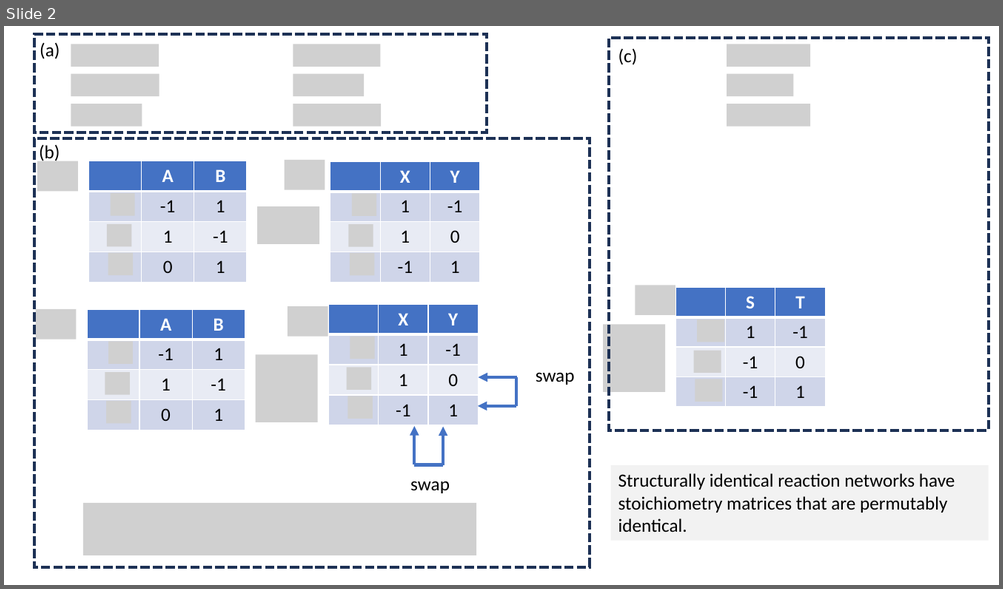
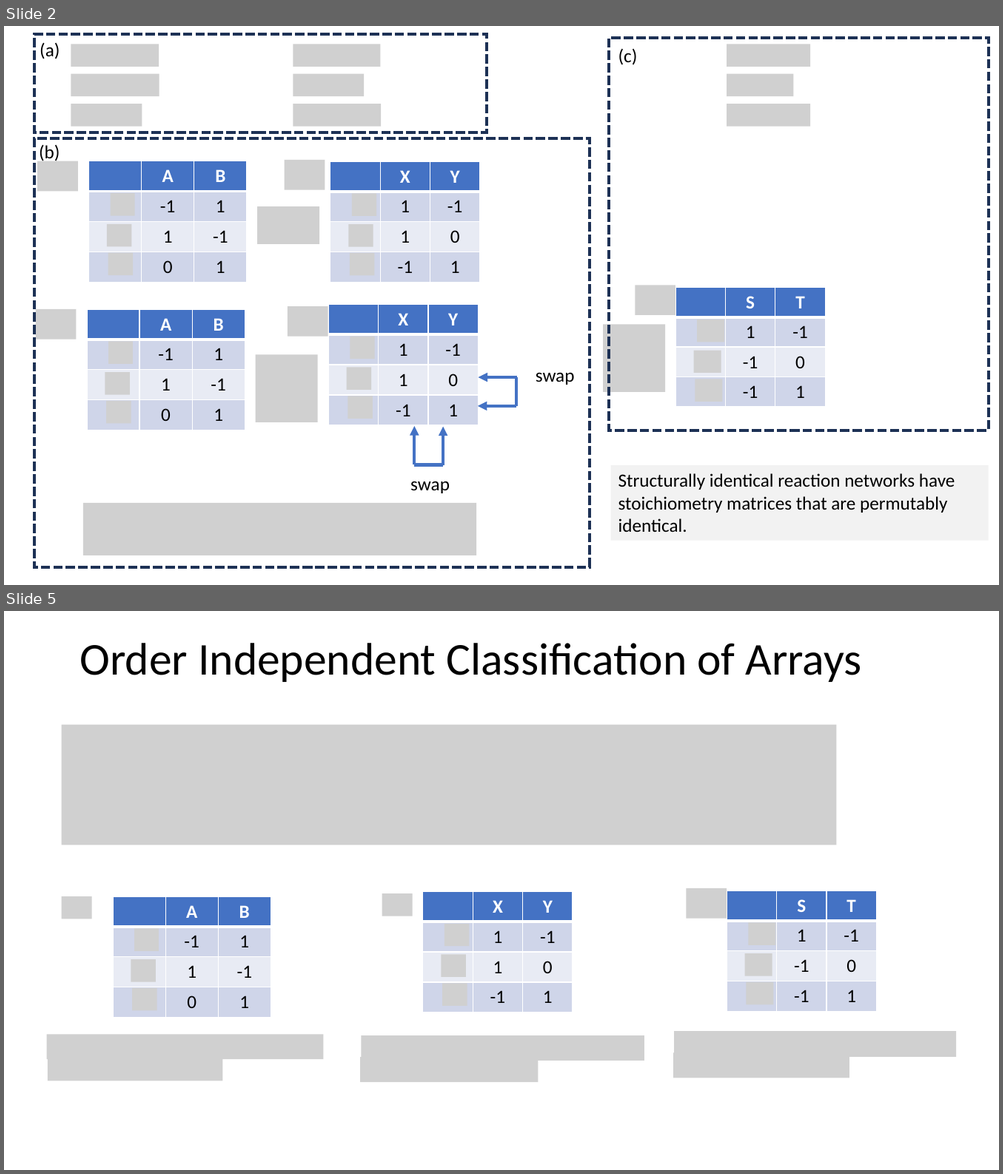
Before and after one commit to ModelEngineering/pySubnetSB, a slide deck: docs/sirn_figures.pptx. Shown one above the other, each under a label of ours: slide 2 before the commit, slides 2 and 5 after it; the slides between them are not shown. The pictures are 1003x589 and 1003x1174 pixels, drawn with LibreOffice and Linux fonts; fonts in the diff are those of the drawing; grey boxes stand for pictures. Boxes give left, top, right and bottom in pixels: in the first picture for what was removed or moved away, otherwise in the second. Text is boxed around its words. In the diff, an @@ line names an element or a change of style, - is before the commit and + after.

```diff
--- a/docs/sirn_figures.pptx
+++ b/docs/sirn_figures.pptx
@@ slide 5 added at (4, 611, 999, 1170), background #FFFFFF @@
@@ title added at (79, 643, 862, 682), 44 pt, text #000000 @@
+Order Independent Classification of Arrays
@@ picture added at (62, 724, 836, 846) @@
@@ picture added at (62, 897, 92, 919) @@
@@ table added at (113, 897, 272, 1016), 4 rows, 3 columns @@
+ | A | B
+ | -1 | 1
+ | 1 | -1
+ | 0 | 1
@@ picture added at (381, 894, 412, 916) @@
@@ table added at (423, 891, 572, 1011), 4 rows, 3 columns @@
+ | X | Y
+ | 1 | -1
+ | 1 | 0
+ | -1 | 1
@@ picture added at (686, 889, 726, 918) @@
@@ table added at (726, 891, 876, 1010), 4 rows, 3 columns @@
+ | S | T
+ | 1 | -1
+ | -1 | 0
+ | -1 | 1
@@ picture added at (134, 929, 159, 951) @@
@@ picture added at (444, 923, 469, 946) @@
@@ picture added at (748, 923, 776, 945) @@
@@ picture added at (131, 960, 156, 982) @@
@@ picture added at (441, 955, 466, 977) @@
@@ picture added at (745, 954, 772, 976) @@
@@ picture added at (442, 983, 466, 1005) @@
@@ picture added at (746, 982, 774, 1005) @@
@@ picture added at (132, 988, 157, 1011) @@
@@ picture added at (674, 1032, 956, 1057) @@
@@ picture added at (46, 1035, 324, 1060) @@
@@ picture added at (361, 1036, 644, 1061) @@
@@ picture added at (673, 1054, 849, 1079) @@
@@ picture added at (47, 1056, 222, 1082) @@
@@ picture added at (360, 1057, 538, 1082) @@
```
Also in this commit, not shown: 1 slide changed, 4 other slides added, 4 other files.
